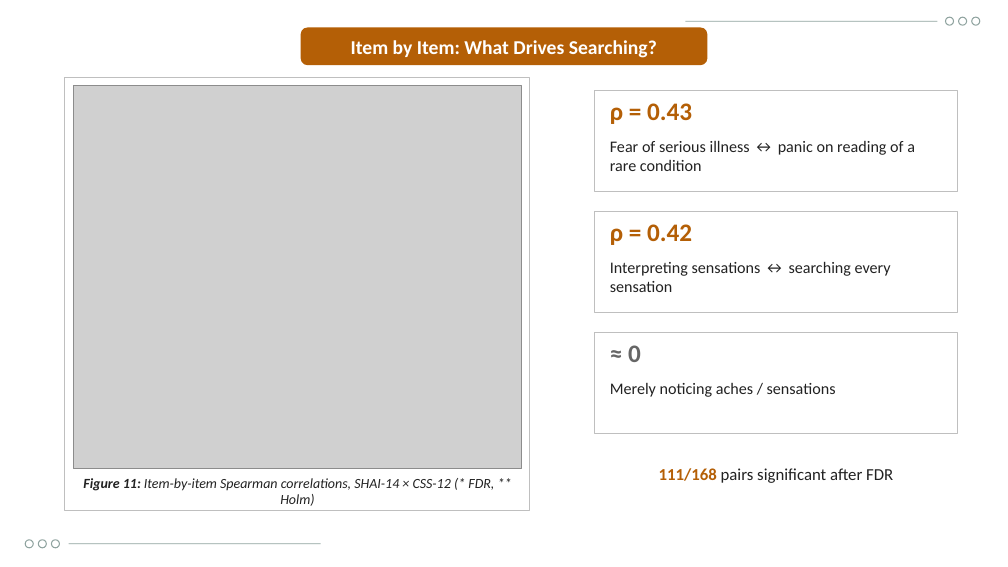
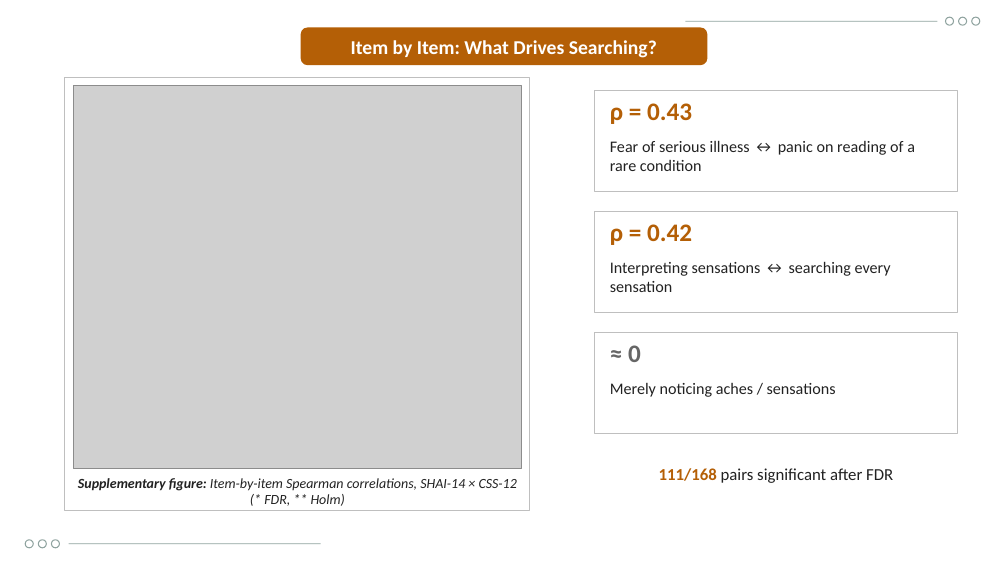
Before and after one commit to Yaseen279/History-Exam, a slide deck: slide 19 of research/output/study/Defence_Presentation_UOBCOM.pptx. Drawn at 1008x567 pixels with LibreOffice and Linux fonts; fonts in the diff are those of the drawing; grey boxes stand for pictures; background and template pictures are left out. Boxes give left, top, right and bottom in pixels: in the first picture for what was removed or moved away, otherwise in the second. Text is boxed around its words. In the diff, an @@ line names an element or a change of style, - is before the commit and + after.

```diff
--- a/research/output/study/Defence_Presentation_UOBCOM.pptx
+++ b/research/output/study/Defence_Presentation_UOBCOM.pptx
@@ text at (78,478,517,506): text changed @@
-Figure 11: Item-by-item Spearman correlations, SHAI-14 × CSS-12 (* FDR, ** Holm)
+Supplementary figure: Item-by-item Spearman correlations, SHAI-14 × CSS-12 (* FDR, ** Holm)
```
Also in this commit, not shown: 6 other slides changed, 11 other files.
